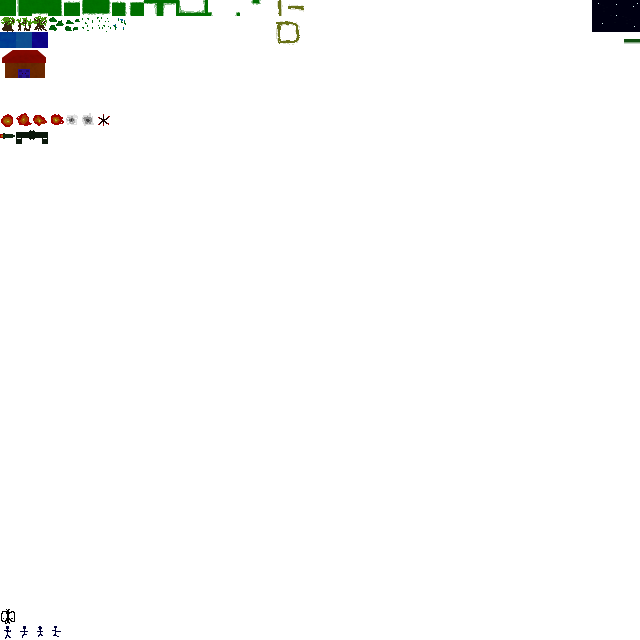
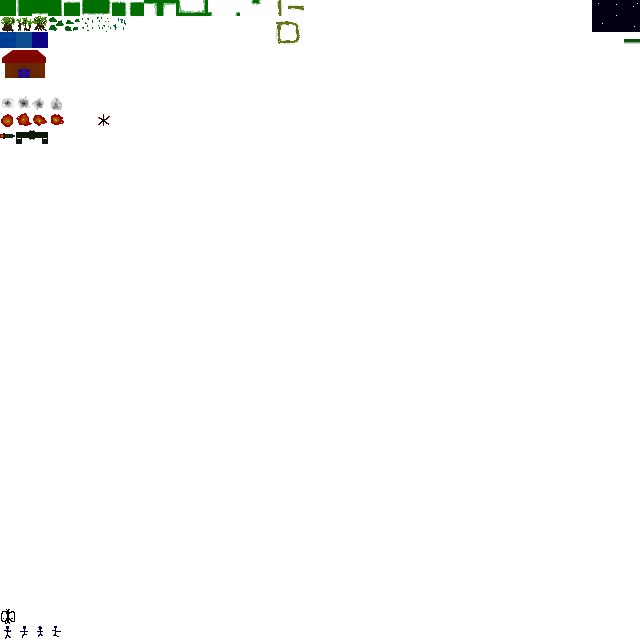
Revision of a layered w=640, h=640 image; what changed, layer by layer:
painted on "Background" over [2, 96, 94, 126]
